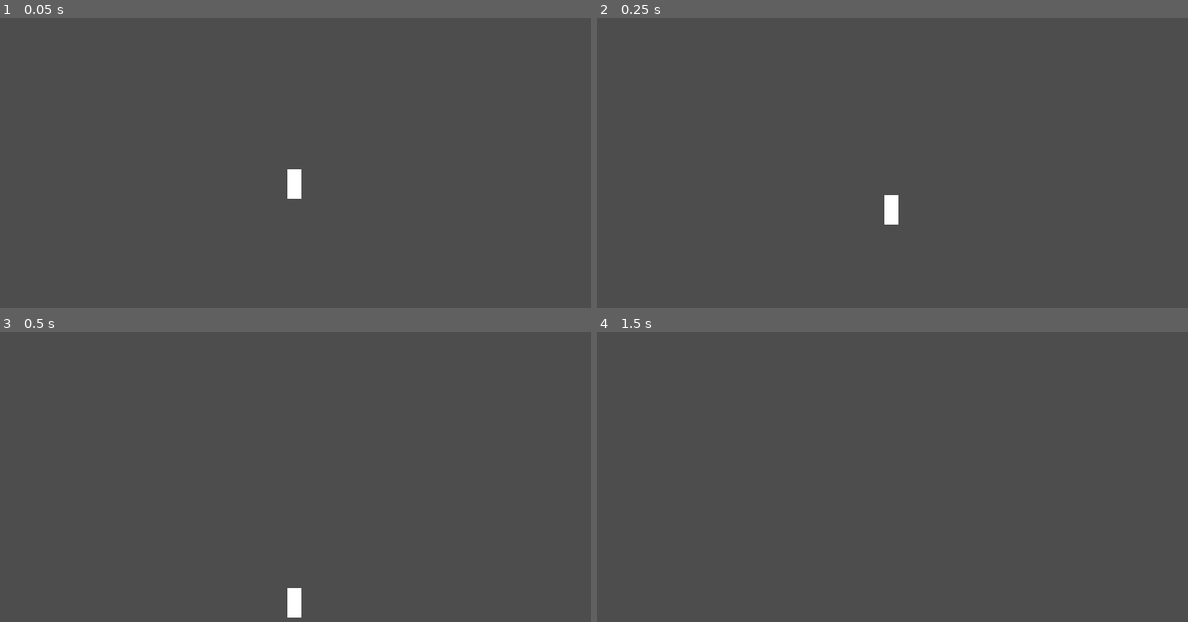
Above: before the commit, frames 1-4 (two rows, left to right).
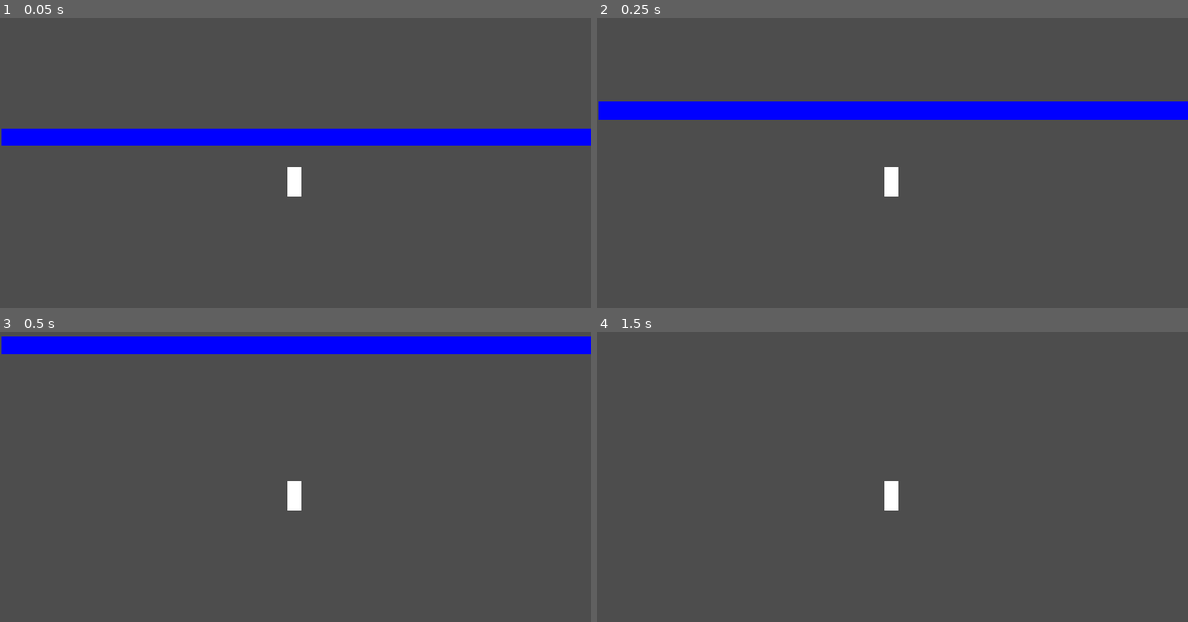
Above: after the commit, the same moments.

Repository: autonomouscrow/color-game
Game: Godot game, scene res://Scenes/Main.tscn
The game is run twice, just before and just after one commit, with the same random seed, the same clock (stepped at 60 frames per second) and the same inputs.
Inputs:
- Up to frame 1 (0.05 s): no input
- Up to frame 2 (0.25 s): no input
- Up to frame 3 (0.5 s): no input
- Up to frame 4 (1.5 s): hold C (dash) 0.53-1.28 s; hold Right (move_right) from 0.53 s (still down); tap Z (jump) at 0.77 s; tap Enter at 1.25 s; tap D (slide) at 1.35 s

The runs differ from the first frame. In frame 1, 5.9% of the frame differs, in the area x 0-100%, y 38-63%; in frame 2, 6.8%, in the area x 0-100%, y 28-72%; in frame 3, 6.6%; in frame 4, 0.2%.

Commit message:
fixed rooms

Diff:
--- a/Scenes/Main.tscn
+++ b/Scenes/Main.tscn
@@ -11,10 +11,10 @@
 
 [node name="RoomContainer" type="Node2D" parent="." unique_id=311234013]
 
-[node name="test2" parent="RoomContainer" unique_id=2077970759 instance=ExtResource("1_kln2b")]
-
-[node name="Camera2D" type="Camera2D" parent="." unique_id=1716874876]
-position = Vector2(639, 357)
+[node name="test2" parent="RoomContainer" unique_id=2077970759 groups=["Room"] instance=ExtResource("1_kln2b")]
 
 [node name="Hue" parent="." unique_id=1902301394 groups=["Player"] instance=ExtResource("1_idj7w")]
 position = Vector2(636, 395)
+
+[node name="Camera2D" type="Camera2D" parent="Hue" unique_id=1716874876]
+position = Vector2(3, -38)
--- a/Scenes/Rooms/TestRoom.tscn
+++ b/Scenes/Rooms/TestRoom.tscn
@@ -11,3 +11,9 @@
 position = Vector2(1312, 365)
 target_room_id = "test2"
 target_door_id = "LeftDoor"
+
+[node name="ColorRect" type="ColorRect" parent="." unique_id=338085723]
+offset_top = 517.0
+offset_right = 1279.0
+offset_bottom = 557.0
+color = Color(1, 0, 0, 1)
--- a/Scenes/Rooms/TestRoom2.tscn
+++ b/Scenes/Rooms/TestRoom2.tscn
@@ -11,3 +11,10 @@
 position = Vector2(-33, 388)
 target_room_id = "test"
 target_door_id = "RightDoor"
+
+[node name="ColorRect" type="ColorRect" parent="." unique_id=1016732588]
+offset_left = 2.0
+offset_top = 280.0
+offset_right = 1278.0
+offset_bottom = 320.0
+color = Color(0, 0, 1, 1)
--- a/project.godot
+++ b/project.godot
@@ -21,6 +21,10 @@
 window/size/viewport_height=720
 window/stretch/mode="canvas_items"
 window/stretch/aspect="expand"
+
+[global_group]
+
+Room=""
 
 [input]
 
